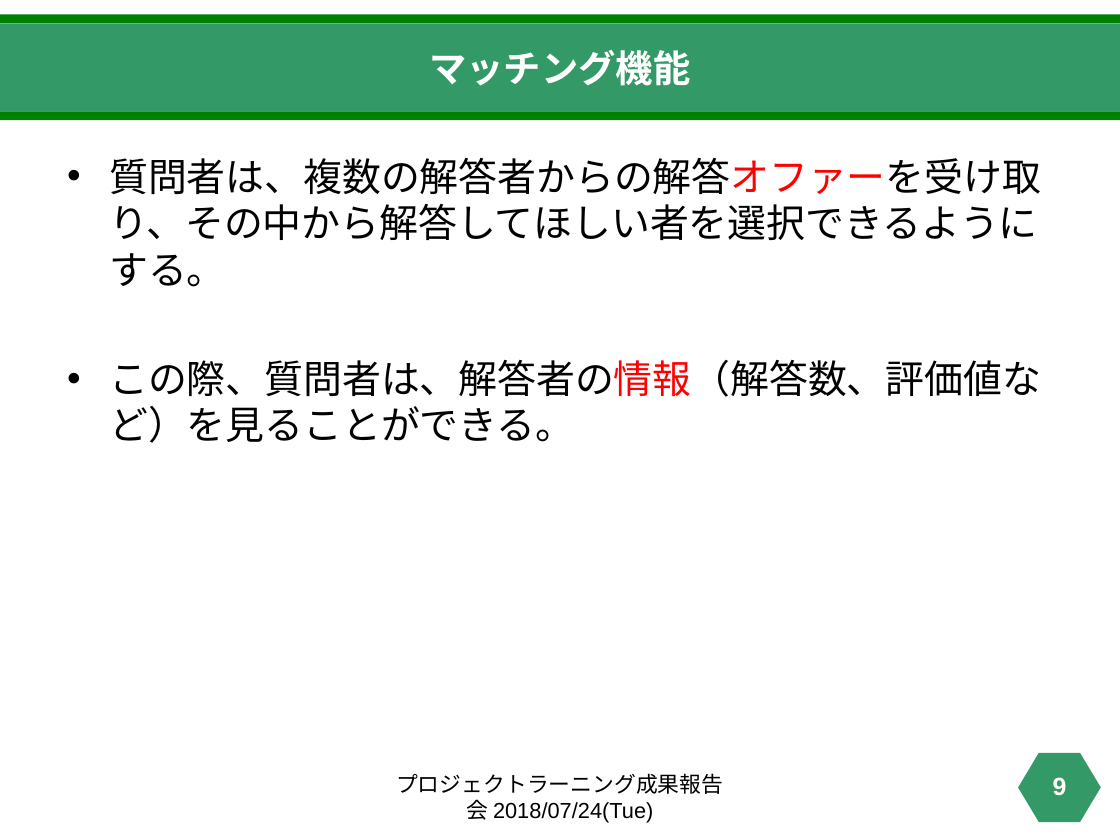
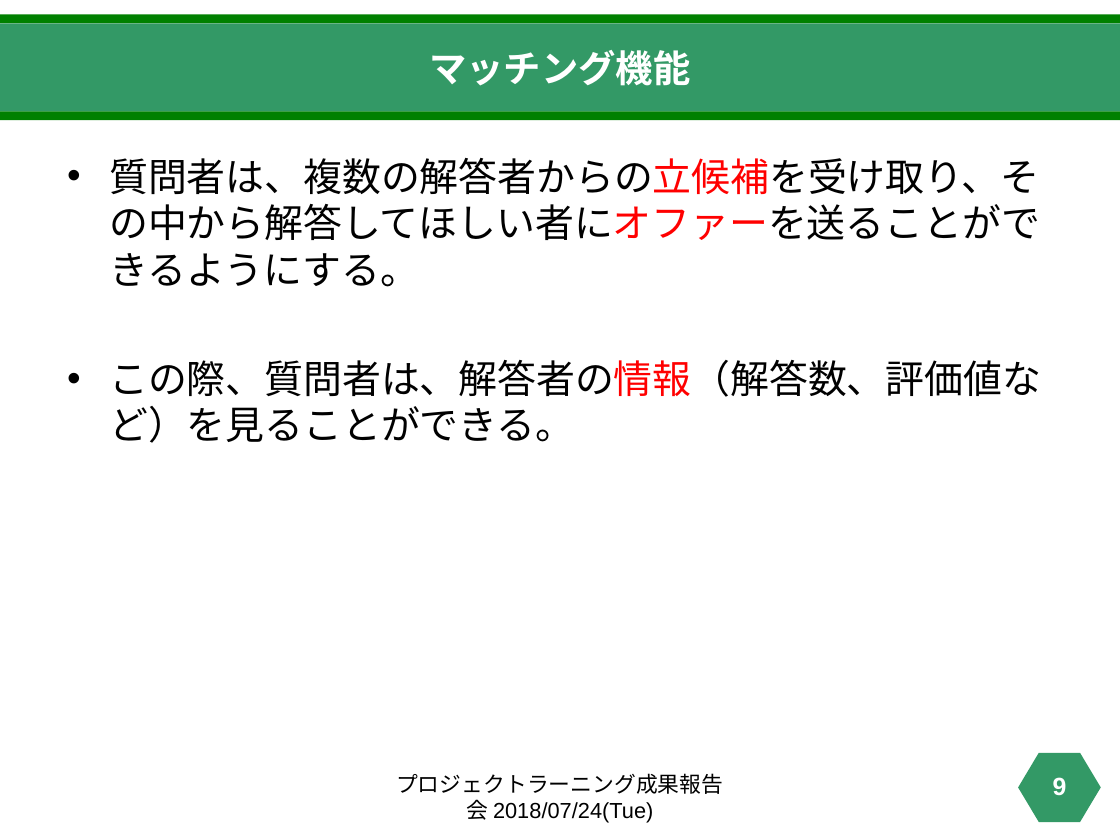
Before and after one commit to haruki0401/projectlearning02, a slide deck: slide 9 of pl-2.pptx. Drawn at 1120x840 pixels with LibreOffice and Linux fonts; fonts in the diff are those of the drawing. Boxes give left, top, right and bottom in pixels: in the first picture for what was removed or moved away, otherwise in the second. Text is boxed around its words. In the diff, an @@ line names an element or a change of style, - is before the commit and + after.

```diff
--- a/pl-2.pptx
+++ b/pl-2.pptx
@@ text at [109,158,1040,287]: text changed @@
-• 質問者は、複数の解答者からの解答オファーを受け取り、その中から解答してほしい者を選択できるようにする。
+• 質問者は、複数の解答者からの立候補を受け取り、その中から解答してほしい者にオファーを送ることができるようにする。
```
Also in this commit, not shown: 2 other slides changed.
